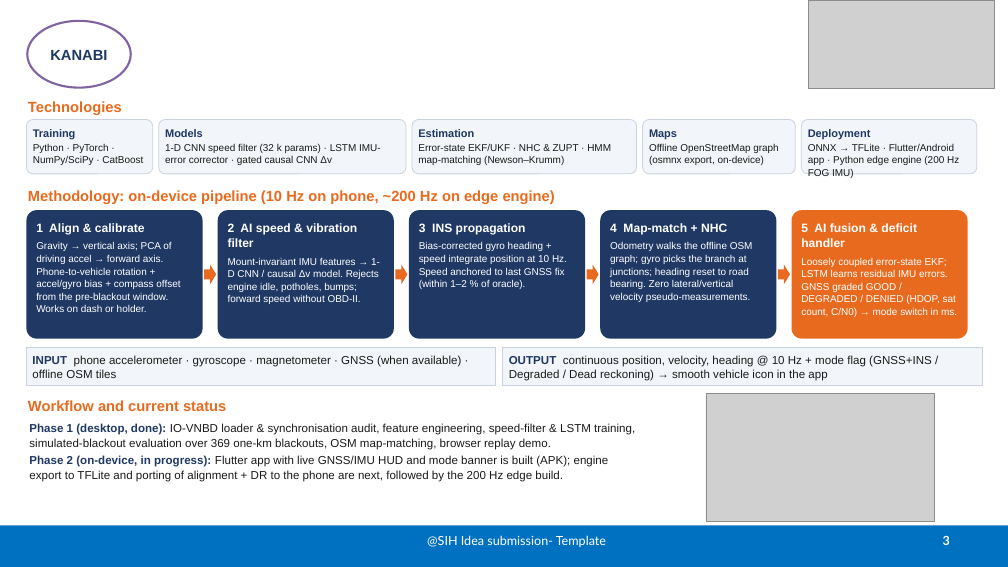
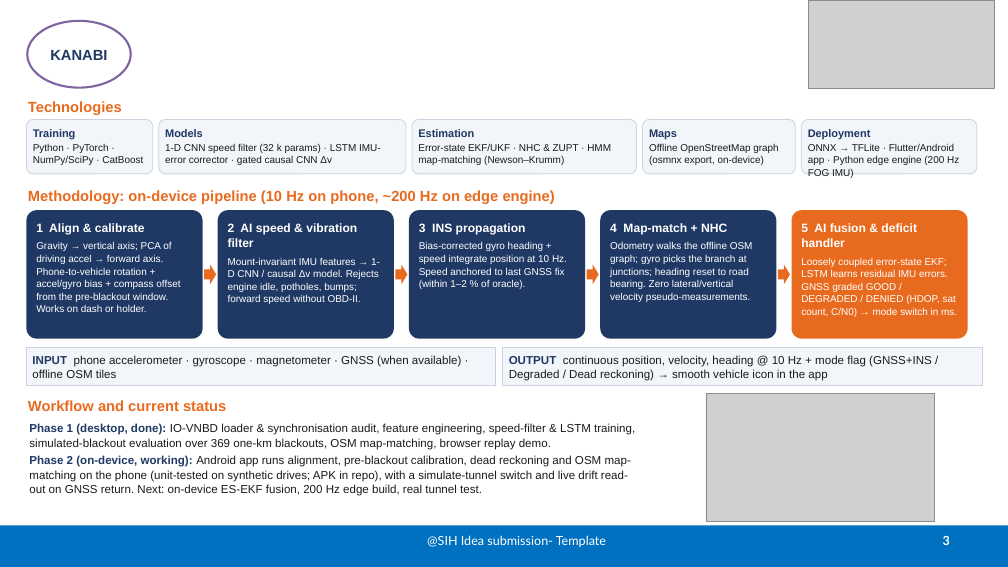
Before and after one commit to AnushtupGhosh5/sih, a slide deck: slide 3 of submission/KANABI_SIH26168_IdeaPPT.pptx. Drawn at 1008x567 pixels with LibreOffice and Linux fonts; fonts in the diff are those of the drawing; grey boxes stand for pictures. Boxes give left, top, right and bottom in pixels: in the first picture for what was removed or moved away, otherwise in the second. Text is boxed around its words. In the diff, an @@ line names an element or a change of style, - is before the commit and + after.

Commit message:
Deck and checklist: engine now runs on the phone

```diff
--- a/submission/KANABI_SIH26168_IdeaPPT.pptx
+++ b/submission/KANABI_SIH26168_IdeaPPT.pptx
@@ text at [29, 455, 631, 496]: text changed @@
-Phase 2 (on-device, in progress): Flutter app with live GNSS/IMU HUD and mode banner is built (APK); engine export to TFLite and porting of alignment + DR to the phone are next, followed by the 200 Hz edge build.
+Phase 2 (on-device, working): Android app runs alignment, pre-blackout calibration, dead reckoning and OSM map-matching on the phone (unit-tested on synthetic drives; APK in repo), with a simulate-tunnel switch and live drift read-out on GNSS return. Next: on-device ES-EKF fusion, 200 Hz edge build, real tunnel test.
```
Also in this commit, not shown: 1 other slide changed, 3 other files.
